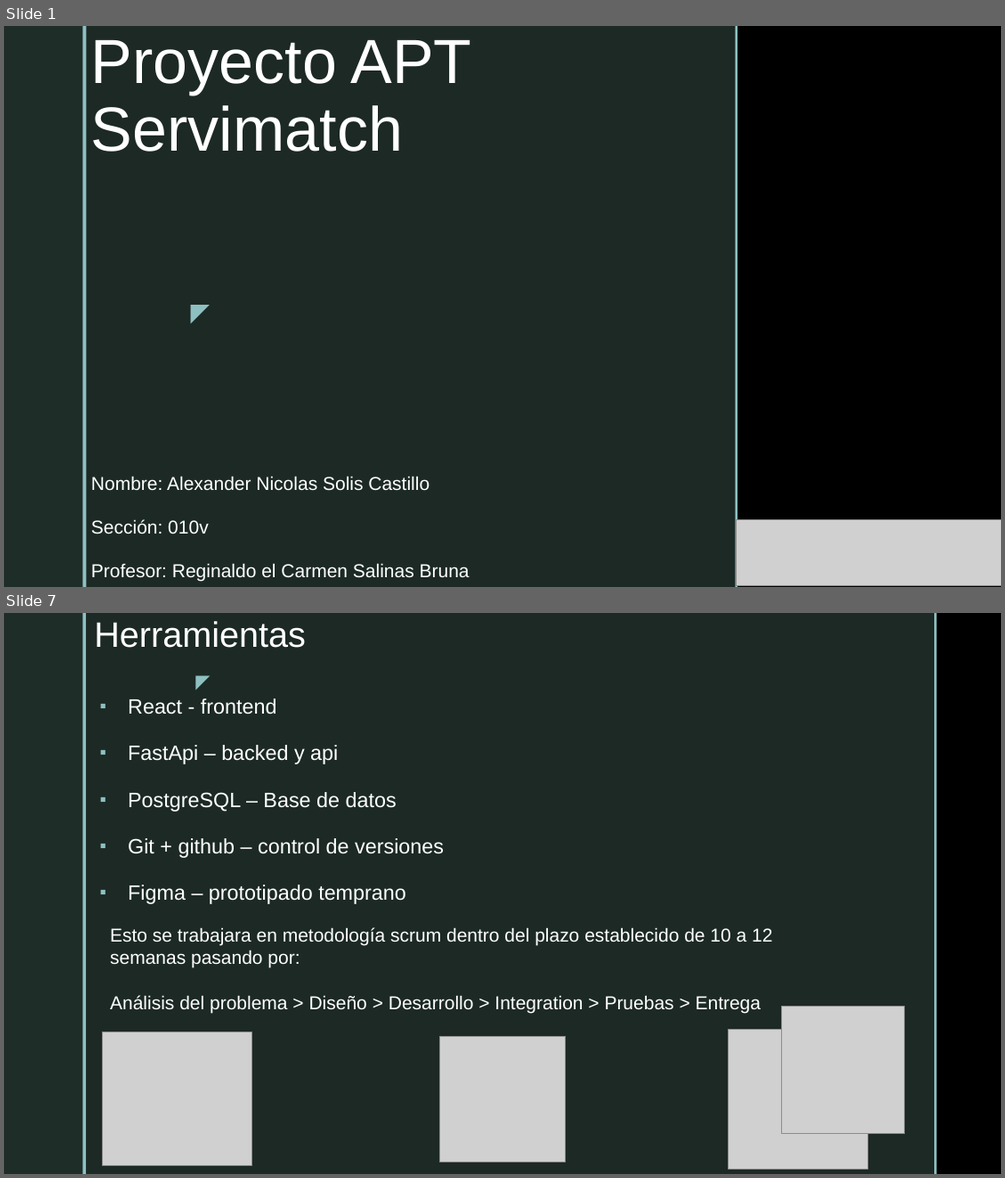
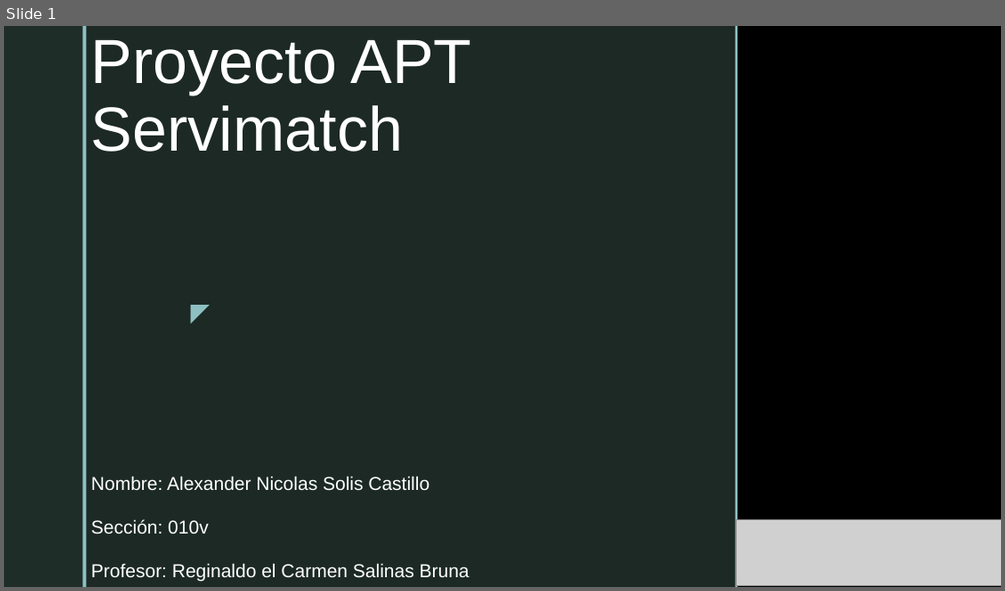
Before and after one commit to AleSolis-Duoc/ProyectoAPT_AS2026, a slide deck: fase2/Proyecto APT2.pptx. Shown one above the other, each under a label of ours: slides 1 and 7 before the commit, slide 1 after it; the slides between them are not shown. The pictures are 1005x1178 and 1005x591 pixels, drawn with LibreOffice and Linux fonts; fonts in the diff are those of the drawing; grey boxes stand for pictures; background and template pictures are left out. Boxes give left, top, right and bottom in pixels: in the first picture for what was removed or moved away, otherwise in the second. Text is boxed around its words. In the diff, an @@ line names an element or a change of style, - is before the commit and + after.

```diff
--- a/fase2/Proyecto APT2.pptx
+++ b/fase2/Proyecto APT2.pptx
@@ slide 7 removed at [4, 613, 1001, 1174], background picture (left out); not listed: 2 template elements that a slide beside it also shows @@
@@ rectangle removed at [86, 613, 934, 1174] @@
@@ title removed at [94, 621, 306, 648] @@
-Herramientas
@@ rectangle removed at [934, 613, 937, 1174] @@
@@ text removed at [184, 666, 217, 695] @@
-◤
@@ text removed at [128, 698, 444, 904] @@
-▪ React - frontend
-▪ FastApi – backed y api
-▪ PostgreSQL – Base de datos
-▪ Git + github – control de versiones
-▪ Figma – prototipado temprano
@@ text removed at [110, 927, 772, 1013] @@
-Esto se trabajara en metodología scrum dentro del plazo establecido de 10 a 12 semanas pasando por:
-Análisis del problema > Diseño > Desarrollo > Integration > Pruebas > Entrega
@@ picture removed at [781, 1006, 905, 1134] @@
@@ picture removed at [103, 1032, 252, 1166] @@
@@ picture removed at [440, 1037, 566, 1162] @@
@@ picture removed at [728, 1029, 867, 1168] @@
```
Also in this commit, not shown: 10 slides added, 10 other slides removed, 17 other files.
